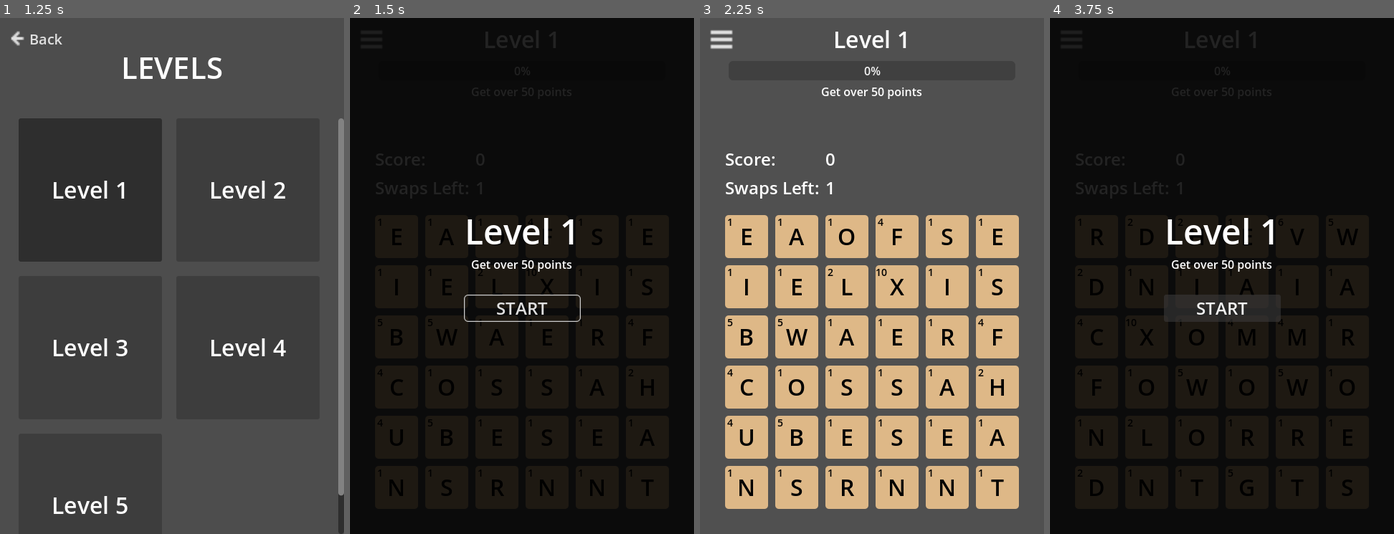
Above: before the commit, frames 1-4 (left to right).
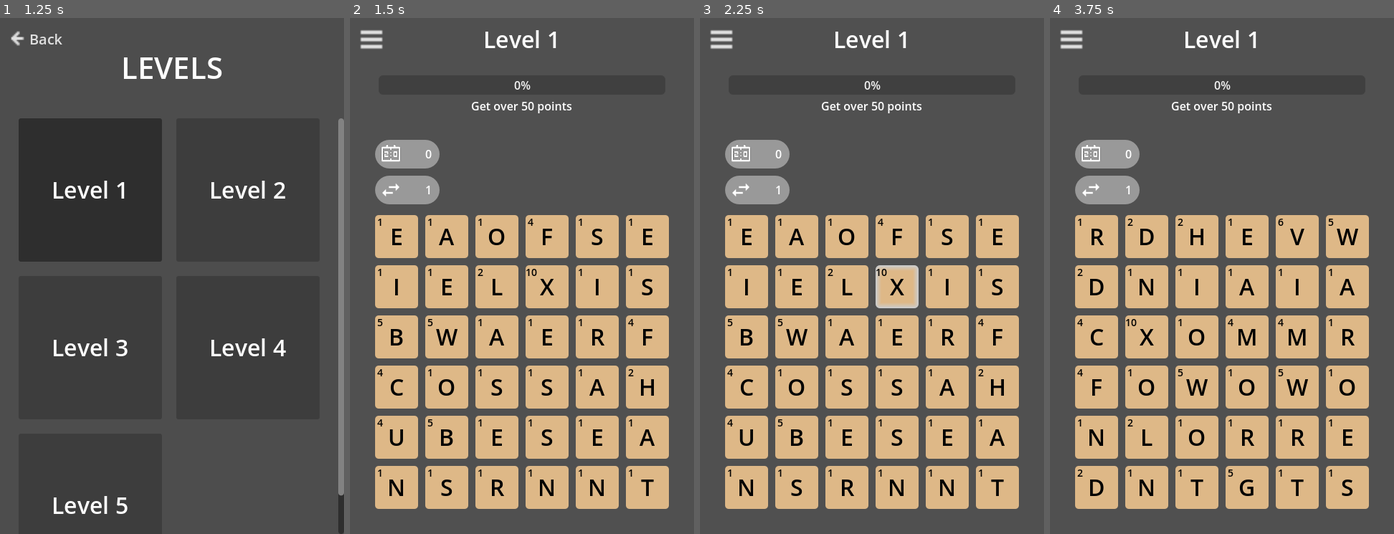
Above: after the commit, the same moments.

Repository: shymmetry/word_game
Game: Godot game, scene res://scenes/menu/main/menu.tscn
Two runs of this game, one before a commit and one after it. Both use one fixed random seed, a clock stepped at 60 frames per second and the inputs below.
Inputs (mouse positions are in pixels of both pictures, inside the frame that each line leads up to):
- Up to frame 1 (1.25 s): click "PLAY" at 0.5 s
- Up to frame 2 (1.5 s): click "Level 1" at 1.25 s
- Up to frame 3 (2.25 s): click (872, 306) at 2 s, where only the run before the commit has a clickable "START"
- Up to frame 4 (3.75 s): click (1070, 38) at 2.75 s; click "RESTART" at 3.5 s

Frame 1 is identical in both runs. In frame 2, 98% of the frame differs, in the area x 0-100%, y 0-100%; in frame 3, 2.8%; in frame 4, 98%.

Commit message:
add new trackers for scores

Diff:
--- a/scenes/game/ScoreArea.gd
+++ b/scenes/game/ScoreArea.gd
@@ -2,11 +2,13 @@
 
 func _ready():
 	$Title.text = "Level %s" % Globals.current_level
+	$"Trackers/SwapTracker".set_icon("res://icons/outline_swap_horiz_white_24dp.png")
+	$"Trackers/ScoreTracker".set_icon("res://icons/outline_scoreboard_white_24dp.png")
 
 # Called when the node enters the scene tree for the first time.
 func _process(_delta):
-	$ScoreNumber.text = str(Globals.score)
-	$SwapsNumber.text = str(Globals.swaps)
+	$"Trackers/SwapTracker".set_value(Globals.swaps)
+	$"Trackers/ScoreTracker".set_value(Globals.score)
 	$"VBoxContainer/Goal".text = Globals.level_data.win_text
 	$"VBoxContainer/ProgressBar".max_value = Globals.level_data.win_threshold
 	$"VBoxContainer/ProgressBar".value = Globals.progress
@@ -66,7 +68,6 @@
 
 func count_swap():
 	Globals.swaps -= 1
-	$SwapsNumber.text = str(Globals.swaps)
 
 func _on_in_game_menu_button_pressed():
 	$"../MenuCL".show()
--- a/scenes/game/game.tscn
+++ b/scenes/game/game.tscn
@@ -1,8 +1,9 @@
-[gd_scene load_steps=17 format=3 uid="uid://c44ljnngpj6ii"]
+[gd_scene load_steps=16 format=3 uid="uid://c44ljnngpj6ii"]
 
 [ext_resource type="Script" path="res://scenes/game/tile_grid/TileGridContainer.gd" id="1_c2goi"]
 [ext_resource type="Script" path="res://scenes/game/tile_grid/TileGrid.gd" id="2_1ocn6"]
 [ext_resource type="Script" path="res://scenes/game/ScoreArea.gd" id="3_vlwa8"]
+[ext_resource type="PackedScene" uid="uid://4rveb6yybb8j" path="res://scenes/game/tracker.tscn" id="4_6y3dl"]
 [ext_resource type="StyleBox" uid="uid://47m8f88slmqa" path="res://tres/button.tres" id="4_d6ar4"]
 [ext_resource type="StyleBox" uid="uid://dxiqispj0ukgf" path="res://tres/hamburger.tres" id="4_f7i5n"]
 [ext_resource type="Texture2D" uid="uid://b50uc5r7wm45g" path="res://icons/TripleBar.png" id="4_gthw2"]
@@ -13,12 +14,6 @@
 
 [sub_resource type="RectangleShape2D" id="RectangleShape2D_cgcgr"]
 size = Vector2(430, 430)
-
-[sub_resource type="LabelSettings" id="LabelSettings_fqtkm"]
-font_size = 24
-
-[sub_resource type="LabelSettings" id="LabelSettings_l4v2q"]
-font_size = 24
 
 [sub_resource type="LabelSettings" id="LabelSettings_j1hmb"]
 font_size = 18
@@ -58,37 +53,18 @@
 [node name="ScoreArea" type="Node2D" parent="ColorRect"]
 script = ExtResource("3_vlwa8")
 
-[node name="Score" type="Label" parent="ColorRect/ScoreArea"]
+[node name="Trackers" type="VBoxContainer" parent="ColorRect/ScoreArea"]
 offset_left = 35.0
-offset_top = 180.0
-offset_right = 106.0
-offset_bottom = 214.0
-text = "Score:"
-label_settings = SubResource("LabelSettings_fqtkm")
-
-[node name="ScoreNumber" type="Label" parent="ColorRect/ScoreArea"]
-offset_left = 175.0
-offset_top = 180.0
-offset_right = 215.0
-offset_bottom = 214.0
-text = "0"
-label_settings = SubResource("LabelSettings_l4v2q")
-
-[node name="Swaps" type="Label" parent="ColorRect/ScoreArea"]
-offset_left = 35.0
-offset_top = 220.0
-offset_right = 167.0
-offset_bottom = 254.0
-text = "Swaps Left:"
-label_settings = SubResource("LabelSettings_fqtkm")
-
-[node name="SwapsNumber" type="Label" parent="ColorRect/ScoreArea"]
-offset_left = 175.0
-offset_top = 220.0
-offset_right = 215.0
-offset_bottom = 254.0
-text = "0"
-label_settings = SubResource("LabelSettings_l4v2q")
+offset_top = 170.0
+offset_right = 125.0
+offset_bottom = 260.0
+theme_override_constants/separation = 10
+
+[node name="ScoreTracker" parent="ColorRect/ScoreArea/Trackers" instance=ExtResource("4_6y3dl")]
+layout_mode = 2
+
+[node name="SwapTracker" parent="ColorRect/ScoreArea/Trackers" instance=ExtResource("4_6y3dl")]
+layout_mode = 2
 
 [node name="Words" type="Label" parent="ColorRect/ScoreArea"]
 offset_left = 240.0
@@ -101,9 +77,9 @@
 
 [node name="VBoxContainer" type="VBoxContainer" parent="ColorRect/ScoreArea"]
 offset_left = 40.0
-offset_top = 60.0
+offset_top = 80.0
 offset_right = 440.0
-offset_bottom = 114.0
+offset_bottom = 134.0
 
 [node name="ProgressBar" type="ProgressBar" parent="ColorRect/ScoreArea/VBoxContainer"]
 layout_mode = 2
@@ -289,6 +265,7 @@
 text = "BACK"
 
 [node name="GameStartCL" type="CanvasLayer" parent="ColorRect"]
+visible = false
 
 [node name="GameStart" type="ColorRect" parent="ColorRect/GameStartCL"]
 anchors_preset = 15
--- /dev/null
+++ b/scenes/game/tracker.gd
@@ -0,0 +1,7 @@
+extends Panel
+
+func set_icon(icon_path: String):
+	$Icon.texture = load(icon_path)
+
+func set_value(value: int):
+	$Value.text = str(value)
--- /dev/null
+++ b/scenes/game/tracker.tscn
@@ -0,0 +1,36 @@
+[gd_scene load_steps=4 format=3 uid="uid://4rveb6yybb8j"]
+
+[ext_resource type="Texture2D" uid="uid://cj2hyiu5gtaks" path="res://icons/outline_swap_horiz_white_24dp.png" id="1_06myn"]
+[ext_resource type="Script" path="res://scenes/game/tracker.gd" id="1_xm3mw"]
+
+[sub_resource type="StyleBoxFlat" id="StyleBoxFlat_r7n22"]
+corner_radius_top_left = 20
+corner_radius_top_right = 20
+corner_radius_bottom_right = 20
+corner_radius_bottom_left = 20
+
+[node name="Tracker" type="Panel"]
+custom_minimum_size = Vector2(90, 40)
+offset_right = 90.0
+offset_bottom = 40.0
+theme_override_styles/panel = SubResource("StyleBoxFlat_r7n22")
+script = ExtResource("1_xm3mw")
+
+[node name="Icon" type="TextureRect" parent="."]
+layout_mode = 0
+offset_left = 6.0
+offset_top = 4.0
+offset_right = 38.0
+offset_bottom = 36.0
+texture = ExtResource("1_06myn")
+expand_mode = 1
+
+[node name="Value" type="Label" parent="."]
+layout_mode = 0
+offset_left = 45.0
+offset_right = 80.0
+offset_bottom = 40.0
+text = "0
+"
+horizontal_alignment = 2
+vertical_alignment = 1
--- /dev/null
+++ b/tres/game_trackers.tres
@@ -0,0 +1,11 @@
+[gd_resource type="StyleBoxFlat" format=3 uid="uid://cgyjbdbv7kghk"]
+
+[resource]
+corner_radius_top_left = 10
+corner_radius_top_right = 10
+corner_radius_bottom_right = 10
+corner_radius_bottom_left = 10
+expand_margin_left = 10.0
+expand_margin_right = 15.0
+shadow_size = 1
+shadow_offset = Vector2(1, 1)
Binary file added: icons/outline_auto_awesome_white_24dp.png
Not shown, added: icons/outline_auto_awesome_white_24dp.png.import
Binary file added: icons/outline_scoreboard_white_24dp.png
Not shown, added: icons/outline_scoreboard_white_24dp.png.import
Binary file added: icons/outline_swap_horiz_white_24dp.png
Not shown, added: icons/outline_swap_horiz_white_24dp.png.import
